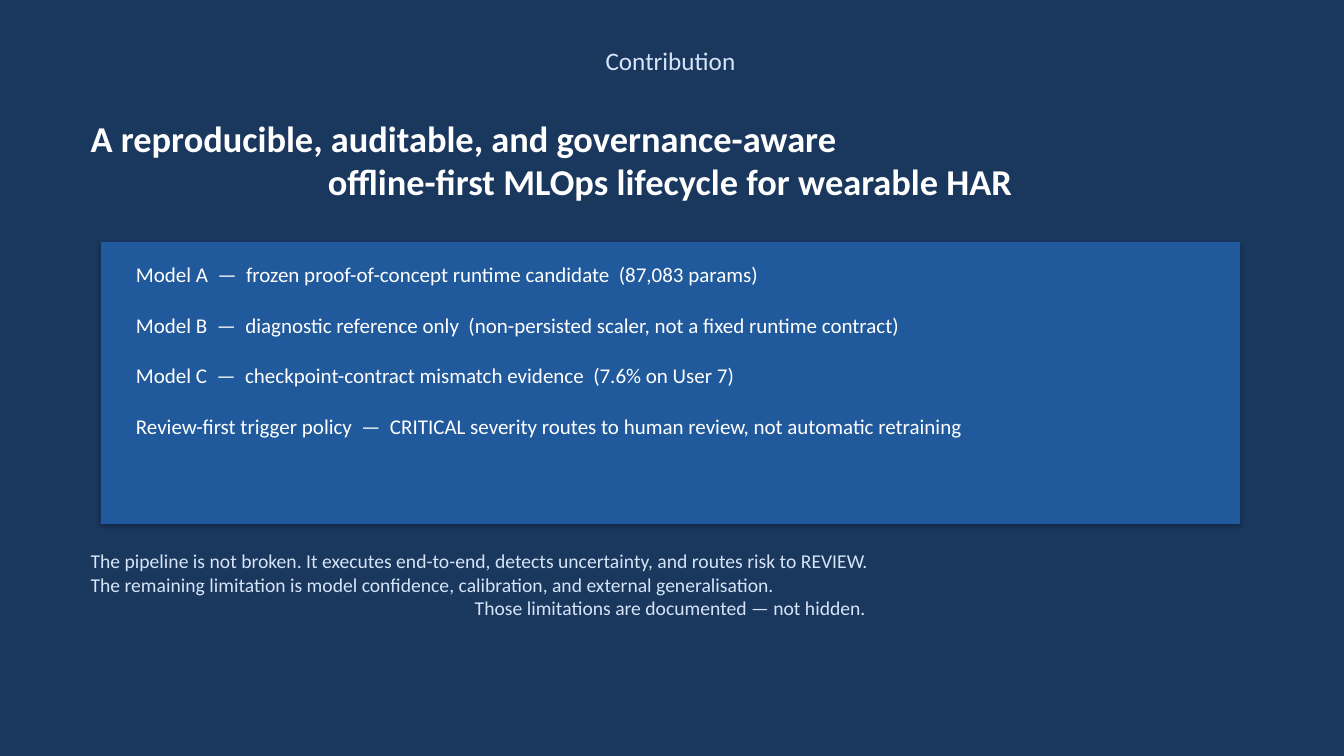
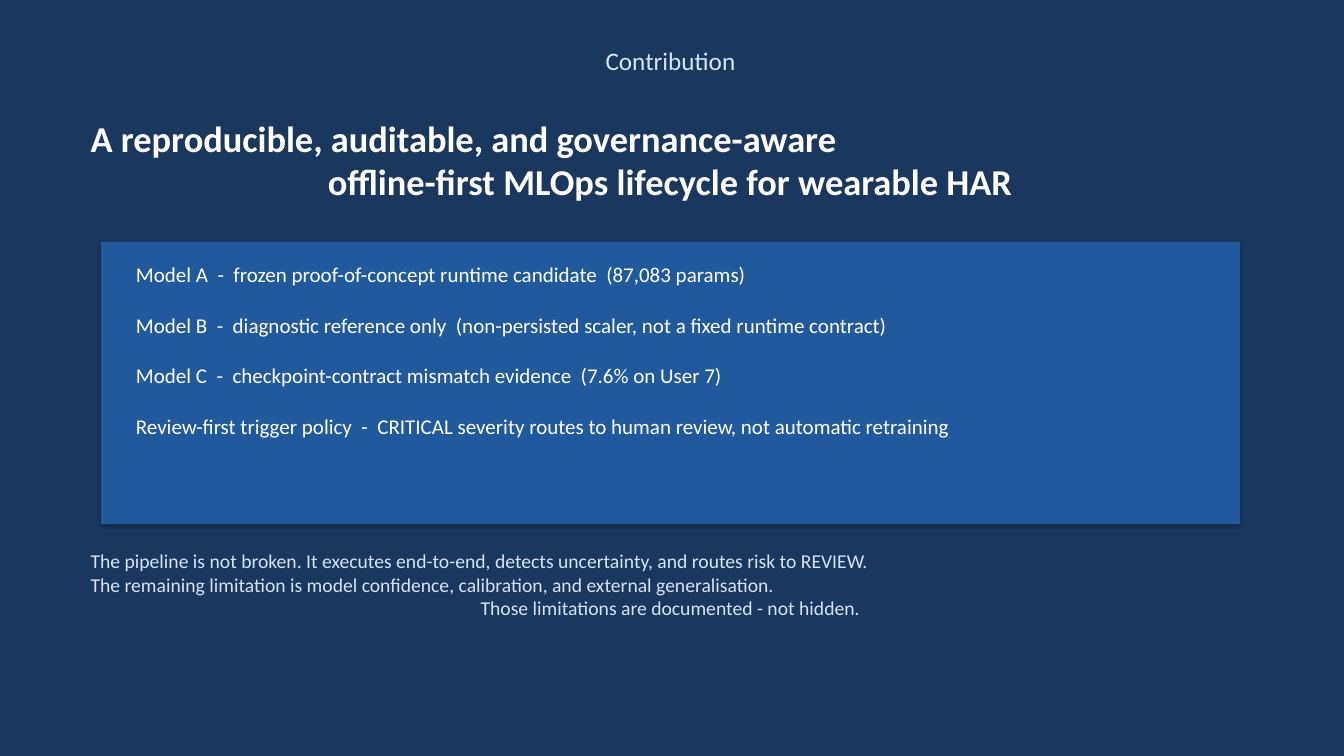
Before and after one commit to ShalinVachheta017/wearable-har-mlops-pipeline, a slide deck: slide 17 of internal/writing/defense_slides.pptx. Drawn at 1344x756 pixels with LibreOffice and Linux fonts; fonts in the diff are those of the drawing. Boxes give left, top, right and bottom in pixels: in the first picture for what was removed or moved away, otherwise in the second. Text is boxed around its words. In the diff, an @@ line names an element or a change of style, - is before the commit and + after.

```diff
--- a/internal/writing/defense_slides.pptx
+++ b/internal/writing/defense_slides.pptx
@@ text at <box>136,267,949,438</box>: text changed @@
-Model A — frozen proof-of-concept runtime candidate (87,083 params)
-Model B — diagnostic reference only (non-persisted scaler, not a fixed runtime contract)
-Model C — checkpoint-contract mismatch evidence (7.6% on User 7)
-Review-first trigger policy — CRITICAL severity routes to human review, not automatic retraining
+Model A - frozen proof-of-concept runtime candidate (87,083 params)
+Model B - diagnostic reference only (non-persisted scaler, not a fixed runtime contract)
+Model C - checkpoint-contract mismatch evidence (7.6% on User 7)
+Review-first trigger policy - CRITICAL severity routes to human review, not automatic retraining
@@ text at <box>91,554,867,615</box>: text changed @@
-The pipeline is not broken. It executes end-to-end, detects uncertainty, and routes risk to REVIEW.
-The remaining limitation is model confidence, calibration, and external generalisation.
-Those limitations are documented — not hidden.
+The pipeline is not broken. It executes end-to-end, detects uncertainty, and routes risk to REVIEW.
+The remaining limitation is model confidence, calibration, and external generalisation.
+Those limitations are documented - not hidden.
```
Also in this commit, not shown: 16 other slides changed, 2 other files.
